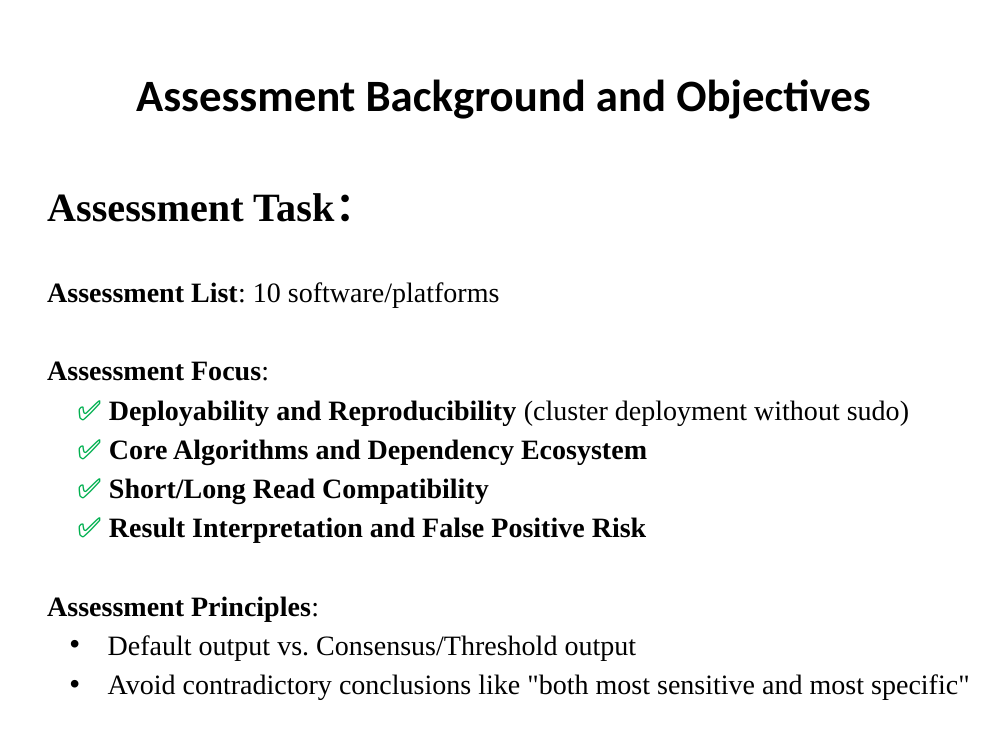
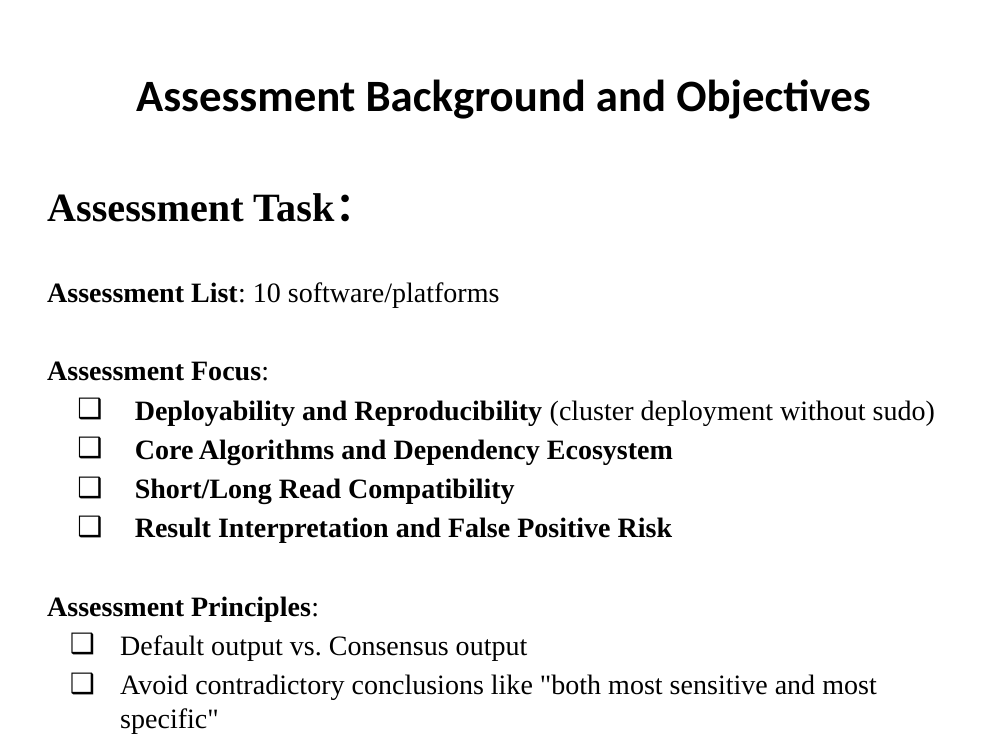
Before and after one commit to pengsihua2023/Metagenomic-Viral-Detection-Tool-Assessment, a slide deck: slide 2 of Wastewater Metagenomic Viral Detection Tool Assessment-1218.pptx. Drawn at 1008x756 pixels with LibreOffice and Linux fonts; fonts in the diff are those of the drawing. Boxes give left, top, right and bottom in pixels: in the first picture for what was removed or moved away, otherwise in the second. Text is boxed around its words. In the diff, an @@ line names an element or a change of style, - is before the commit and + after.

```diff
--- a/Wastewater Metagenomic Viral Detection Tool Assessment-1218.pptx
+++ b/Wastewater Metagenomic Viral Detection Tool Assessment-1218.pptx
@@ text at [135, 400, 935, 543]: text changed @@
-✅ Deployability and Reproducibility (cluster deployment without sudo)
-✅ Core Algorithms and Dependency Ecosystem
-✅ Short/Long Read Compatibility
-✅ Result Interpretation and False Positive Risk
+❑ Deployability and Reproducibility (cluster deployment without sudo)
+❑ Core Algorithms and Dependency Ecosystem
+❑ Short/Long Read Compatibility
+❑ Result Interpretation and False Positive Risk
@@ text at [120, 635, 528, 660]: text changed @@
-• Default output vs. Consensus/Threshold output
+❑ Default output vs. Consensus output
@@ text at [120, 674, 876, 733]: bullet • to ❑ @@
```
Also in this commit, not shown: 15 other slides changed.
